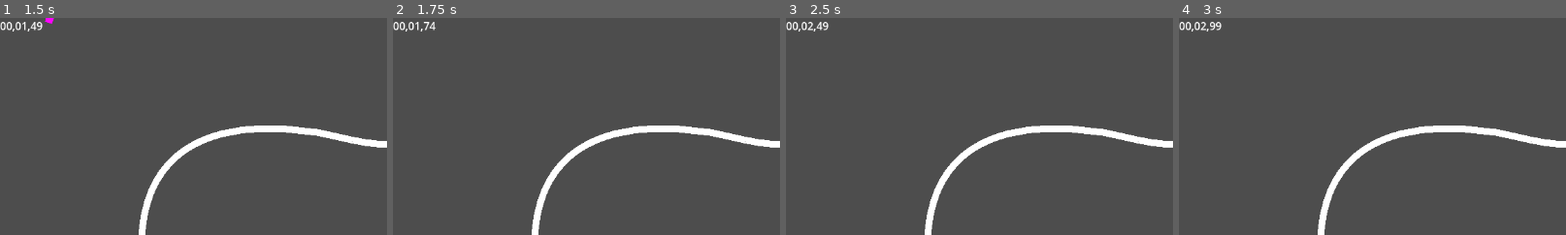
Above: before the commit, frames 1-4 (left to right).
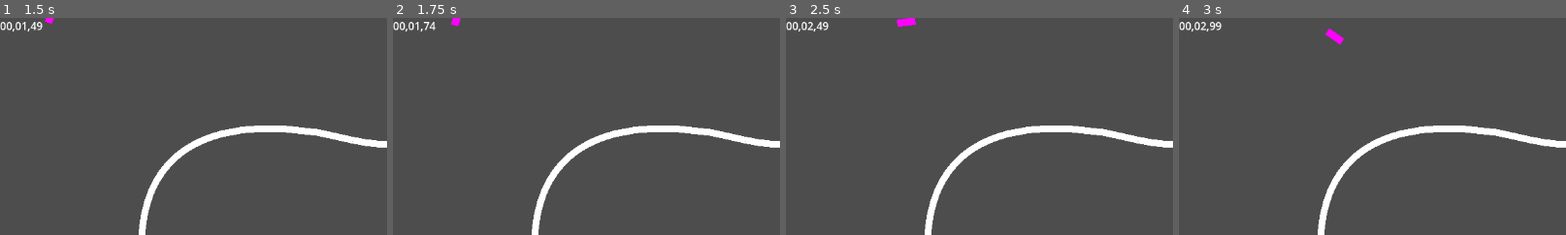
Above: after the commit, the same moments.

Repository: Timjb4235/three-brothers
Game: Godot game, scene res://scenes/main.tscn
Two runs of this game, one before a commit and one after it. Both use one fixed random seed, a clock stepped at 60 frames per second and the inputs below.
Inputs:
- Up to frame 1 (1.5 s): hold Right (right) 0.53-1.28 s; hold Down (down) from 1.28 s (still down)
- Up to frame 2 (1.75 s): keep holding Down (down)
- Up to frame 3 (2.5 s): release Down (down) at 2.03 s; hold Right (right) from 2.03 s (still down)
- Up to frame 4 (3 s): release Right (right) at 2.78 s; hold Up (up) from 2.78 s (still down)
The pictures show only the part of the screen within x 0-50%, y 0-50%; the shares and areas given below are measured in that part.

Frame 1 is identical in both runs. In frame 2, less than 0.1% of the frame differs, in the area x 15-18%, y 0-5%; in frame 3, 0.2%; in frame 4, 0.2%, in the area x 37-43%, y 4-13%.

Commit message:
Player movement updated

Diff:
--- a/scenes/main.tscn
+++ b/scenes/main.tscn
@@ -1,7 +1,8 @@
-[gd_scene load_steps=4 format=3 uid="uid://cf7p01ky2opg4"]
+[gd_scene load_steps=5 format=3 uid="uid://cf7p01ky2opg4"]
 
 [ext_resource type="PackedScene" uid="uid://buvcruwwghpbq" path="res://scenes/player.tscn" id="1_acqvd"]
 [ext_resource type="PackedScene" path="res://scenes/racetrack.tscn" id="2_smrmn"]
+[ext_resource type="Script" path="res://scenes/player.gd" id="2_x05w1"]
 [ext_resource type="PackedScene" path="res://scenes/gui.tscn" id="3_tf0ds"]
 
 [node name="Main" type="Node"]
@@ -9,7 +10,36 @@
 [node name="World" type="Node2D" parent="."]
 
 [node name="Player" parent="World" instance=ExtResource("1_acqvd")]
+script = ExtResource("2_x05w1")
 
 [node name="Racetrack" parent="World" instance=ExtResource("2_smrmn")]
 
+[node name="StaticBody2D" type="StaticBody2D" parent="World"]
+
+[node name="CollisionPolygon2D" type="CollisionPolygon2D" parent="World/StaticBody2D"]
+position = Vector2(0.00158691, 28.639)
+scale = Vector2(0.999999, 0.960993)
+polygon = PackedVector2Array(1230, -30.8421, 1188, 646.582, 1152, 654.907, 1150, -29.8015)
+
+[node name="StaticBody2D3" type="StaticBody2D" parent="World"]
+
+[node name="CollisionPolygon2D" type="CollisionPolygon2D" parent="World/StaticBody2D3"]
+position = Vector2(-58823.1, -185.703)
+scale = Vector2(52.2444, 0.267476)
+polygon = PackedVector2Array(1151, 1, 1148, 563, 1125.85, 610.824, 1126.02, -3.83423)
+
+[node name="StaticBody2D4" type="StaticBody2D" parent="World"]
+
+[node name="CollisionPolygon2D" type="CollisionPolygon2D" parent="World/StaticBody2D4"]
+position = Vector2(0.00158691, 28.639)
+scale = Vector2(0.999999, 0.960993)
+polygon = PackedVector2Array(-9.0016, 641.379, 1151, 641.379, 1179, 768.331, -22.0016, 712.14)
+
+[node name="StaticBody2D2" type="StaticBody2D" parent="World"]
+
+[node name="CollisionPolygon2D" type="CollisionPolygon2D" parent="World/StaticBody2D2"]
+position = Vector2(-34.394, 28.639)
+scale = Vector2(1.14583, 0.960993)
+polygon = PackedVector2Array(6.99842, 645.542, -29.0016, 656.988, -29.0016, -32.9233, 2.99842, -35.0044)
+
 [node name="GUI" parent="." instance=ExtResource("3_tf0ds")]
--- a/scenes/player.gd
+++ b/scenes/player.gd
@@ -5,12 +5,11 @@
 const ACCEL_STRENGTH = 5
 const ROTATION_STRENGTH = 2.5
 const MAX_SPEED = 250
-const rotation_strength = 2.5
-const max_speed = 250
+# const SPIN_MULTIPLIER = 5
 var acceleration = Vector2(0, 0)
 var rotation_input = 0
 var accel_input = 0
-var direction_change = 0
+# var spin = 0
 # collision_layer and collision_mask defaults are 1
 
 # Called when the node enters the scene tree for the first time.
@@ -25,6 +24,11 @@
 func _physics_process(delta):
 	_get_input()
 	rotation += ROTATION_STRENGTH * rotation_input * delta
+	# rotation += spin * delta
+	# if rotation_input != 0 and spin > 0:
+	# 	spin *= 0.3 ** delta
+	# if spin < 0.1:
+	# 	spin = 0
 	velocity *= FRICTION ** delta
 	velocity += transform.x * accel_input
 	if velocity.length() > MAX_SPEED:
@@ -32,11 +36,15 @@
 	var collision_info = move_and_collide(velocity * delta)
 	if collision_info:
 		velocity = velocity.bounce(collision_info.get_normal())
+		#var collision_angle = velocity.normalized().dot(collision_info.get_normal())
+		#if velocity.normalized().angle() - collision_info.get_normal().angle() > 0:
+		#	spin -= abs(1 - collision_angle) * SPIN_MULTIPLIER
+		#else:
+		#	spin -= abs(1 - collision_angle) * SPIN_MULTIPLIER
+		#
 
 
 # Receives input from the player via arrow keys
 func _get_input():
 	rotation_input = Input.get_axis("left", "right")
 	accel_input = ACCEL_STRENGTH * Input.get_axis("down", "up")
-	print(accel_input)
-	print(rotation_input)
